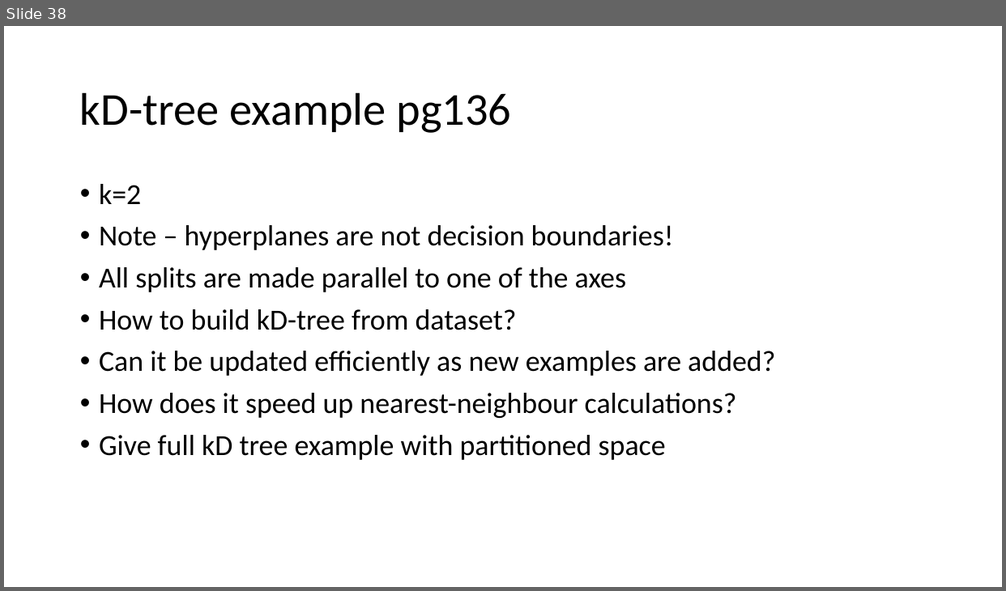
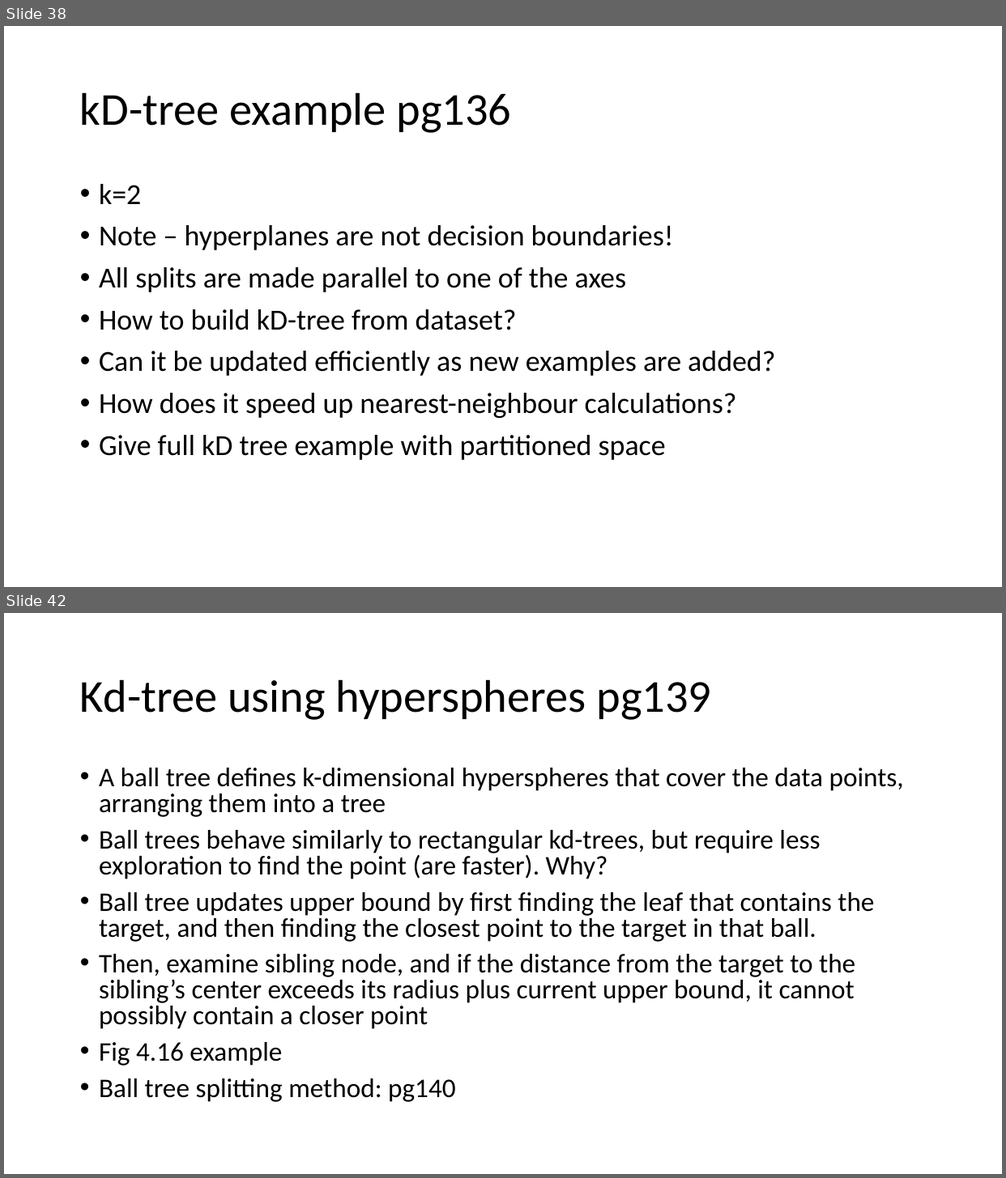
Before and after one commit to russellu/cs405, a slide deck: Lecture_Algorithms.pptx. Shown one above the other, each under a label of ours: slide 38 before the commit, slides 38 and 42 after it; the slides between them are not shown. The pictures are 1006x591 and 1006x1178 pixels, drawn with LibreOffice and Linux fonts; fonts in the diff are those of the drawing. Boxes give left, top, right and bottom in pixels: in the first picture for what was removed or moved away, otherwise in the second. Text is boxed around its words. In the diff, an @@ line names an element or a change of style, - is before the commit and + after.

```diff
--- a/Lecture_Algorithms.pptx
+++ b/Lecture_Algorithms.pptx
@@ slide 42 added at (4,613,1002,1174), background #FFFFFF @@
@@ title added at (80,679,711,720), 44 pt, text #000000 @@
+Kd-tree using hyperspheres pg139
@@ text added at (99,768,904,1102), 25.9 pt, text #000000 @@
+• A ball tree defines k-dimensional hyperspheres that cover the data points, arranging them into a tree
+• Ball trees behave similarly to rectangular kd-trees, but require less exploration to find the point (are faster). Why?
+• Ball tree updates upper bound by first finding the leaf that contains the target, and then finding the closest point to the target in that ball.
+• Then, examine sibling node, and if the distance from the target to the sibling’s center exceeds its radius plus current upper bound, it cannot possibly contain a closer point
+• Fig 4.16 example
+• Ball tree splitting method: pg140
```
Also in this commit, not shown: 2 slides changed, 16 other slides added.
